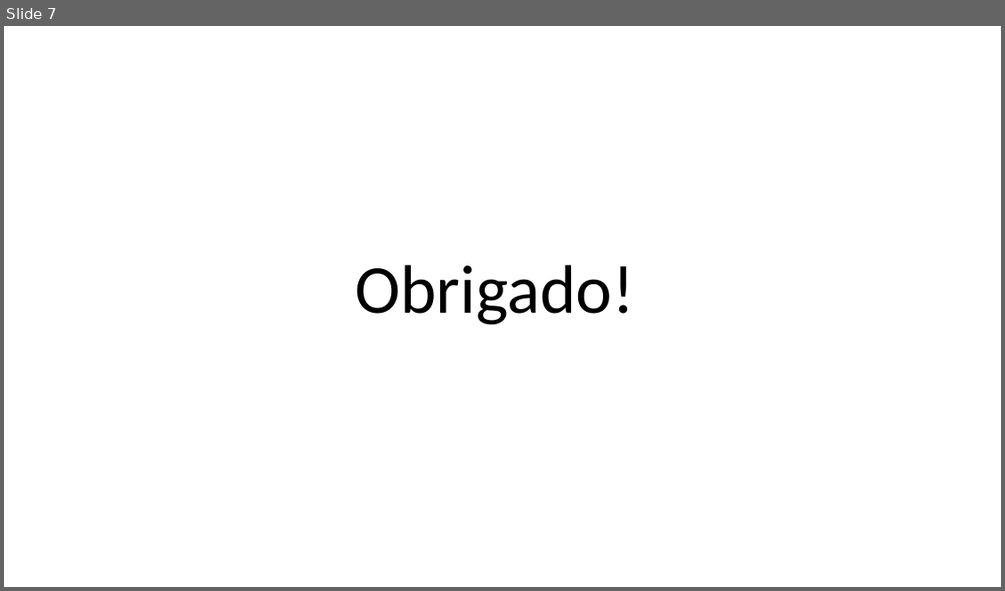
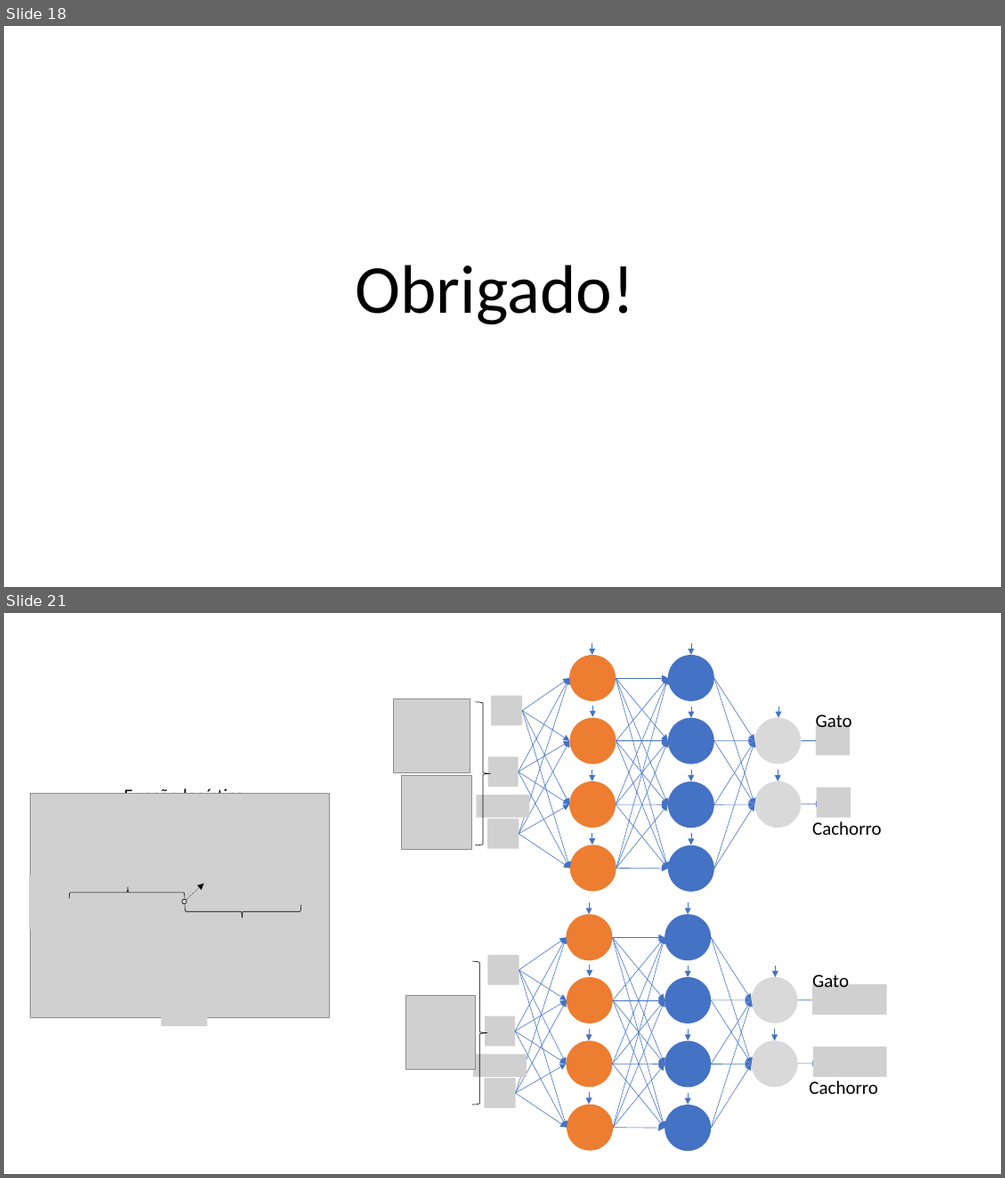
Before and after one commit to zz4fap/tp557-iot-ml, a slide deck: slides/TP557_9_Classificação_com_DNNs.pptx. Shown one above the other, each under a label of ours: slide 7 before the commit, slides 18 and 21 after it; the slides between them are not shown. The pictures are 1005x591 and 1005x1178 pixels, drawn with LibreOffice and Linux fonts; fonts in the diff are those of the drawing; grey boxes stand for pictures. Boxes give left, top, right and bottom in pixels: in the first picture for what was removed or moved away, otherwise in the second. Text is boxed around its words. In the diff, an @@ line names an element or a change of style, - is before the commit and + after.

```diff
--- a/slides/TP557_9_Classificação_com_DNNs.pptx
+++ b/slides/TP557_9_Classificação_com_DNNs.pptx
@@ slide 21 added at (4,613,1001,1174), background #FFFFFF @@
@@ group added at (394,643,882,892): 48 arrows, 10 ellipses, 8 pictures, 2 texts, 1 right brace @@
+Gato
+Cachorro
@@ group added at (29,787,329,1026): 6 pictures, 2 right braces, 1 text, 1 arrow, 1 ellipse @@
+Função logística
@@ group added at (405,902,886,1151): 48 arrows, 10 ellipses, 7 pictures, 2 texts, 1 right brace @@
+Gato
+Cachorro
@@ what was slide 7 is now slide 18 @@
```
Also in this commit, not shown: 1 slide changed, 13 other slides added, 5 other files.
